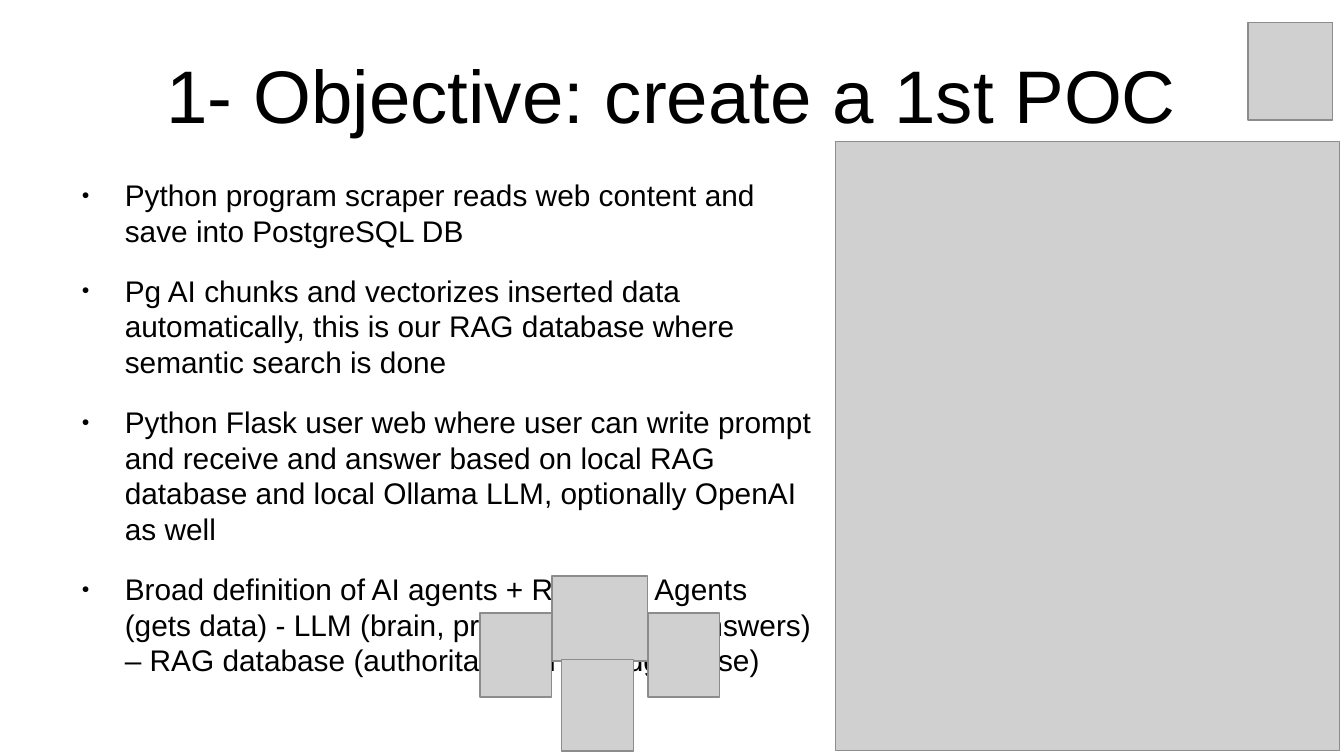
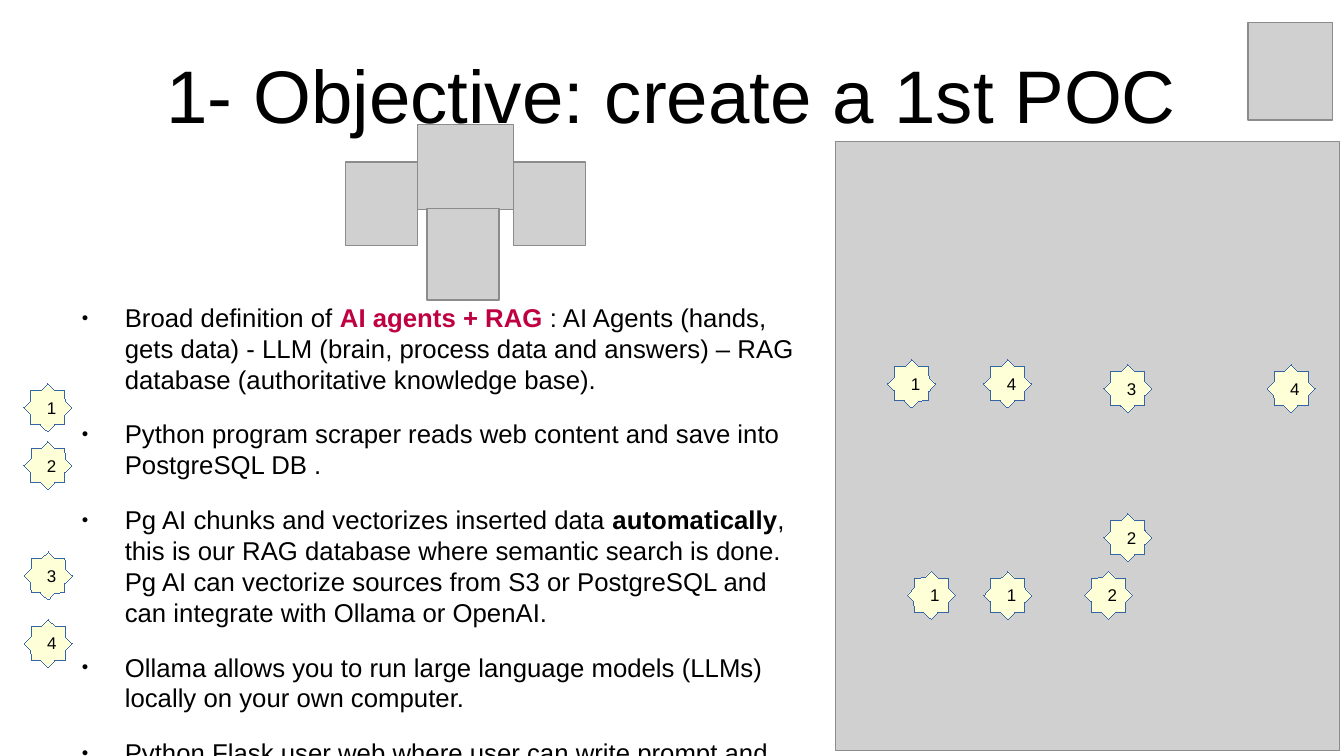
Before and after one commit to inigokintana/homelab-2-prod-ai-golden-path, a slide deck: slide 4 of docs/Presentation-homelab-2-prod-ai-golden-path.odp. Drawn at 1344x756 pixels with LibreOffice and Linux fonts; fonts in the diff are those of the drawing; grey boxes stand for pictures. Boxes give left, top, right and bottom in pixels: in the first picture for what was removed or moved away, otherwise in the second. Text is boxed around its words. In the diff, an @@ line names an element or a change of style, - is before the commit and + after.

```diff
--- a/docs/Presentation-homelab-2-prod-ai-golden-path.odp
+++ b/docs/Presentation-homelab-2-prod-ai-golden-path.odp
@@ 4 pictures: place and size @@
-4 pictures at (481,576,720,751)
+4 pictures at (345,124,585,300)
@@ text at (125,308,793,713): text changed; size 17.6 to 15.2 pt @@
-● Python program scraper reads web content and save into PostgreSQL DB
-● Pg AI chunks and vectorizes inserted data automatically, this is our RAG database where semantic search is done
-● Python Flask user web where user can write prompt and receive and answer based on local RAG database and local Ollama LLM, optionally OpenAI as well
-● Broad definition of AI agents + RAG : AI Agents (gets data) - LLM (brain, process data and answers) – RAG database (authoritative knowledge base)
+● Broad definition of AI agents + RAG : AI Agents (hands, gets data) - LLM (brain, process data and answers) – RAG database (authoritative knowledge base).
+● Python program scraper reads web content and save into PostgreSQL DB .
+● Pg AI chunks and vectorizes inserted data automatically, this is our RAG database where semantic search is done. Pg AI can vectorize sources from S3 or PostgreSQL and can integrate with Ollama or OpenAI.
+● Ollama allows you to run large language models (LLMs) locally on your own computer.
+● Python Flask user web where user can write prompt and receive and answer based on local RAG database and local Ollama LLM, optionally configured with OpenAI as well.
@@ freeform shape added at (24,384,72,432), fill #FFFFD7, outline #3465A4 0 pt, 10 pt, text #000000 @@
+1
@@ freeform shape added at (888,360,935,407), fill #FFFFD7, outline #3465A4 0 pt, 10 pt, text #000000 @@
+1
@@ freeform shape added at (984,360,1032,407), fill #FFFFD7, outline #3465A4 0 pt, 10 pt, text #000000 @@
+4
@@ freeform shape added at (1105,365,1153,412), fill #FFFFD7, outline #3465A4 0 pt, 10 pt, text #000000 @@
+3
@@ freeform shape added at (1267,365,1315,412), fill #FFFFD7, outline #3465A4 0 pt, 10 pt, text #000000 @@
+4
@@ freeform shape added at (24,441,72,489), fill #FFFFD7, outline #3465A4 0 pt, 10 pt, text #000000 @@
+2
@@ freeform shape added at (1105,513,1153,561), fill #FFFFD7, outline #3465A4 0 pt, 10 pt, text #000000 @@
+2
@@ freeform shape added at (24,552,72,600), fill #FFFFD7, outline #3465A4 0 pt, 10 pt, text #000000 @@
+3
@@ freeform shape added at (907,572,955,620), fill #FFFFD7, outline #3465A4 0 pt, 10 pt, text #000000 @@
+1
@@ freeform shape added at (984,572,1032,620), fill #FFFFD7, outline #3465A4 0 pt, 10 pt, text #000000 @@
+1
@@ freeform shape added at (1085,572,1133,620), fill #FFFFD7, outline #3465A4 0 pt, 10 pt, text #000000 @@
+2
@@ freeform shape added at (24,620,72,667), fill #FFFFD7, outline #3465A4 0 pt, 10 pt, text #000000 @@
+4
```
Also in this commit, not shown: 7 other slides changed, 1 slide added, 4 other files.
